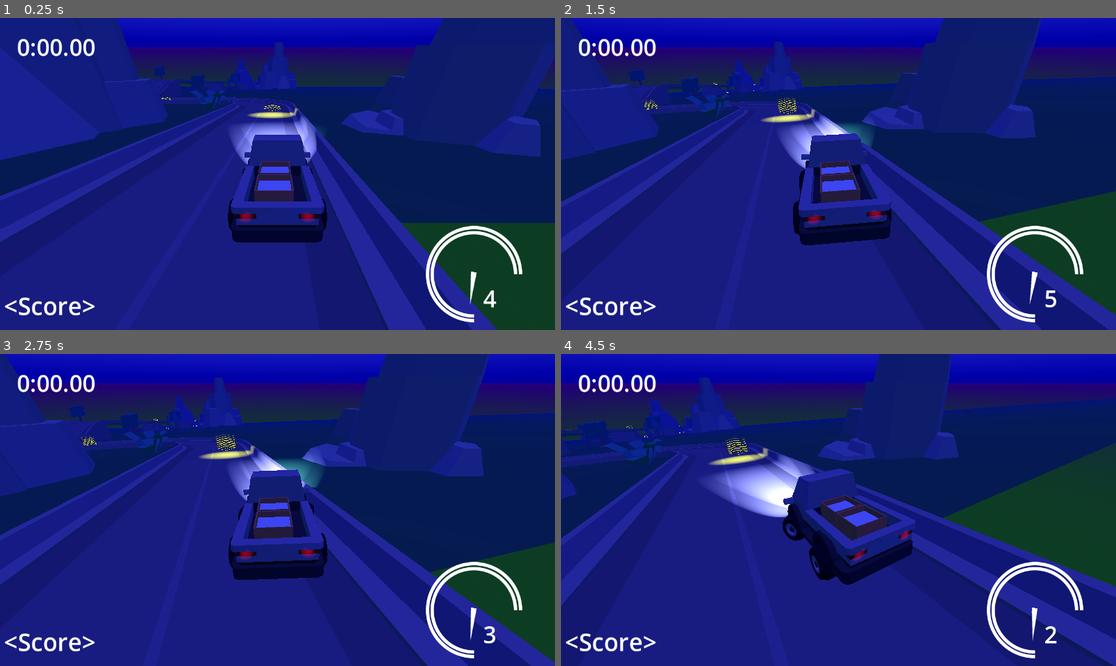
Above: before the commit, frames 1-4 (two rows, left to right).
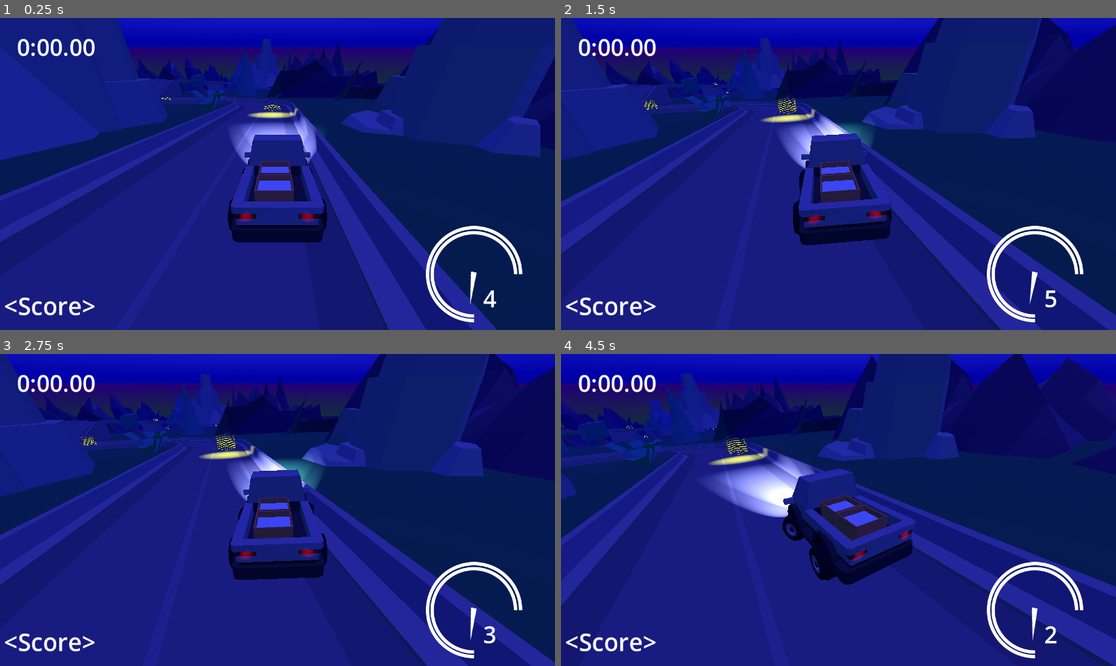
Above: after the commit, the same moments.

Repository: Yngwarr/tofu-delivery-game
Game: Godot game, scene res://scenes/Game.tscn
The game is run twice, just before and just after one commit, with the same random seed, the same clock (stepped at 60 frames per second) and the same inputs.
Inputs:
- Up to frame 1 (0.25 s): no input
- Up to frame 2 (1.5 s): hold D (steer_right) 0.53-1.28 s; tap W (throttle) at 0.6, 1.35 s; hold S (brake) from 1.28 s (still down)
- Up to frame 3 (2.75 s): release S (brake) at 2.03 s; hold D (steer_right) from 2.03 s (still down); tap W (throttle) at 2.1 s
- Up to frame 4 (4.5 s): tap W (throttle) at 2.85, 3.6, 4.35 s; release D (steer_right) at 3.53 s; hold A (steer_left) from 3.53 s (still down); tap R (reset) at 4.15 s

The runs differ from the first frame. In frame 1, 8.8% of the frame differs, in the area x 24-100%, y 3-100%; in frame 2, 9.0%; in frame 3, 8.3%; in frame 4, 13%, in the area x 0-100%, y 0-75%.

Commit message:
added bg and main menu <3

Diff:
--- a/scenes/Game.tscn
+++ b/scenes/Game.tscn
@@ -18,12 +18,16 @@
 [ext_resource type="PackedScene" uid="uid://bip5ewt4nuwq" path="res://models/nature/tree_pineDefaultA.glb" id="10_qmw50"]
 [ext_resource type="PackedScene" uid="uid://xx4pfh80qf33" path="res://models/nature/tree_pineDefaultB.glb" id="11_no28x"]
 [ext_resource type="PackedScene" uid="uid://c8majbdnhpmyo" path="res://models/nature/tree_pineTallB.glb" id="12_2odnt"]
+[ext_resource type="PackedScene" uid="uid://besy1pergldkp" path="res://models/terrain.glb" id="13_bjkub"]
 [ext_resource type="PackedScene" uid="uid://ct7ibmsln7e5w" path="res://scenes/Fork.tscn" id="14_edl5d"]
 [ext_resource type="PackedScene" uid="uid://c0857ljc4fvnr" path="res://models/nature/plant_bush.glb" id="16_ct8mb"]
 [ext_resource type="PackedScene" uid="uid://bhseqk1uacrdv" path="res://models/nature/stone_tallC.glb" id="16_u2l3s"]
 [ext_resource type="PackedScene" uid="uid://ddctu8nkhnnjs" path="res://models/nature/stone_tallE.glb" id="17_tlxg1"]
 [ext_resource type="PackedScene" uid="uid://dp8opsonx2r68" path="res://models/nature/tree_blocks_dark.glb" id="17_urnxt"]
 [ext_resource type="PackedScene" uid="uid://bb1pdbmckkyky" path="res://models/nature/stone_tallD.glb" id="18_00w5a"]
+[ext_resource type="PackedScene" uid="uid://cvwjausc0aj5t" path="res://models/nature/tree_default_fall.glb" id="23_r24r8"]
+[ext_resource type="PackedScene" uid="uid://vixh8y0jqe7s" path="res://models/nature/tree_default.glb" id="24_b8a4w"]
+[ext_resource type="PackedScene" uid="uid://dqasb5kk3vtiy" path="res://models/nature/plant_bushSmall.glb" id="26_xhowt"]
 
 [sub_resource type="LabelSettings" id="LabelSettings_k2l0g"]
 font_size = 50
@@ -36,7 +40,7 @@
 uv1_scale = Vector3(100, 100, 100)
 
 [sub_resource type="PlaneMesh" id="PlaneMesh_qc7a3"]
-size = Vector2(1000, 1000)
+size = Vector2(200, 1300)
 
 [sub_resource type="ProceduralSkyMaterial" id="ProceduralSkyMaterial_uvu5x"]
 sky_top_color = Color(0.258824, 0.282353, 0.976471, 1)
@@ -170,7 +174,7 @@
 shape = SubResource("WorldBoundaryShape3D_b63vk")
 
 [node name="MeshInstance3D" type="MeshInstance3D" parent="Floor"]
-transform = Transform3D(1, 0, 0, 0, 0.989016, -0.147809, 0, 0.147809, 0.989016, 0, -73.8039, 493.833)
+transform = Transform3D(1, 0, 0, 0, 0.989016, -0.147809, 0, 0.147809, 0.989016, 44.031, -91.1425, 609.849)
 material_override = SubResource("StandardMaterial3D_gv6ey")
 mesh = SubResource("PlaneMesh_qc7a3")
 
@@ -349,7 +353,7 @@
 transform = Transform3D(10.5495, 0, -16.9914, 0, 20, 0, 16.9914, 0, 10.5495, -16.8799, -2.67023, 15.5454)
 
 [node name="stone_tallA2" parent="Environment" instance=ExtResource("8_uoc4l")]
-transform = Transform3D(6.78811, 0, 24.0608, 0, 25, 0, -24.0608, 0, 6.78811, 124.93, -58.8922, 349.115)
+transform = Transform3D(6.78811, 0, 24.0608, 0, 25, 0, -24.0608, 0, 6.78811, 119.743, -35.2848, 258.764)
 
 [node name="stone_tallA3" parent="Environment" instance=ExtResource("8_uoc4l")]
 transform = Transform3D(-5.45896, 0, 49.7011, 0, 50, 0, -49.7011, 0, -5.45896, -12.7344, -103.419, 612.911)
@@ -361,13 +365,19 @@
 transform = Transform3D(39.9951, -0.628991, -5.92093e-09, 0.626901, 39.8622, -3.25806, 0.0512322, 3.25766, 39.8671, 31.8245, -2.0939, 16.3508)
 
 [node name="stone_tallB2" parent="Environment" instance=ExtResource("9_0sm30")]
-transform = Transform3D(49.9938, -0.786238, 6.56695e-09, 0.783626, 49.8277, -4.07257, 0.0640403, 4.07207, 49.8339, 2.86603, -31.2139, 248.668)
+transform = Transform3D(49.9938, -0.786238, 6.56695e-09, 0.783626, 49.8277, -4.07257, 0.0640403, 4.07207, 49.8339, 15.8419, -28.3631, 243.687)
+
+[node name="stone_tallB4" parent="Environment" instance=ExtResource("9_0sm30")]
+transform = Transform3D(49.9938, -0.314495, 0.0012762, 0.783626, 19.9284, -4.15345, 0.0640403, 1.66118, 49.8272, 2.90403, -33.497, 274.337)
 
 [node name="stone_tallB3" parent="Environment" instance=ExtResource("9_0sm30")]
 transform = Transform3D(39.9951, -0.628991, -5.92093e-09, 0.626901, 39.8622, -3.25806, 0.0512322, 3.25766, 39.8671, 8.86288, -99.7646, 626.38)
 
 [node name="tree_pineDefaultA" parent="Environment" instance=ExtResource("10_qmw50")]
-transform = Transform3D(12, 0, 0, 0, 12, 0, 0, 0, 12, 75.2113, -11.8789, 76.6022)
+transform = Transform3D(12, 0, 0, 0, 12, 0, 0, 0, 12, 75.2113, -13.8728, 76.6022)
+
+[node name="tree_pineDefaultA4" parent="Environment" instance=ExtResource("10_qmw50")]
+transform = Transform3D(10.0243, 0, -11.1586, 0, 15, 0, 11.1586, 0, 10.0243, 11.4927, -16.922, 76.6022)
 
 [node name="tree_pineDefaultB" parent="Environment" instance=ExtResource("11_no28x")]
 transform = Transform3D(8.33114, 0, 5.53101, 0, 10, 0, -5.53101, 0, 8.33114, 72.1833, -13.5828, 85.4455)
@@ -405,6 +415,9 @@
 [node name="stone_tallE" parent="Environment" instance=ExtResource("17_tlxg1")]
 transform = Transform3D(100, 0, 0, 0, 100, 0, 0, 0, 100, 102.847, -105.663, 732.846)
 
+[node name="stone_tallE3" parent="Environment" instance=ExtResource("17_tlxg1")]
+transform = Transform3D(50, 0, 0, 0, 50, 0, 0, 0, 50, -11.3426, -118.66, 854.506)
+
 [node name="stone_tallD" parent="Environment" instance=ExtResource("18_00w5a")]
 transform = Transform3D(100, 0, 0, 0, 100, 0, 0, 0, 100, 108.587, -99.1575, 661.05)
 
@@ -412,7 +425,7 @@
 transform = Transform3D(3.78245, 0, 79.9105, 0.62482, 79.9976, -0.029575, -79.9081, 0.62552, 3.78234, -23.3784, -91.3191, 399.36)
 
 [node name="stone_tallE2" parent="Environment" instance=ExtResource("17_tlxg1")]
-transform = Transform3D(-77.8376, 0, -18.4746, 0, 80, 0, 18.4746, 0, -77.8376, 20.9961, -70.4738, 326.382)
+transform = Transform3D(-77.8376, 0, -18.4746, 0, 80, 0, 18.4746, 0, -77.8376, 29.9256, -70.4738, 364.004)
 
 [node name="stone_tallD2" parent="Environment" instance=ExtResource("18_00w5a")]
 transform = Transform3D(-13.3964, 0, -37.69, 0, 40, 0, 37.69, 0, -13.3964, 59.1085, -89.9302, 560.847)
@@ -421,18 +434,163 @@
 transform = Transform3D(10, 0, 0, 0, 10, 0, 0, 0, 10, 43.4672, -18.1223, 114.702)
 
 [node name="tree_blocks_dark2" parent="Environment" instance=ExtResource("17_urnxt")]
-transform = Transform3D(10, 0, 0, 0, 10, 0, 0, 0, 10, 90.1971, -18.1223, 167.204)
+transform = Transform3D(10, 0, 0, 0, 10, 0, 0, 0, 10, 90.1971, -26.84, 167.204)
 
 [node name="tree_blocks_dark3" parent="Environment" instance=ExtResource("17_urnxt")]
-transform = Transform3D(20, 0, 0, 0, 20, 0, 0, 0, 20, 57.4067, -46.3913, 296.845)
+transform = Transform3D(20, 0, 0, 0, 20, 0, 0, 0, 20, 57.4067, -48.9677, 296.845)
 
 [node name="tree_blocks_dark4" parent="Environment" instance=ExtResource("17_urnxt")]
 transform = Transform3D(20, 0, 0, 0, 20, 0, 0, 0, 20, 31.5619, -66.3528, 436.752)
 
+[node name="tree_blocks_dark6" parent="Environment" instance=ExtResource("17_urnxt")]
+transform = Transform3D(-4.18487, 0, -14.4044, 0, 15, 0, 14.4044, 0, -4.18487, 93.4856, -64.5125, 420.124)
+
 [node name="tree_blocks_dark5" parent="Environment" instance=ExtResource("17_urnxt")]
-transform = Transform3D(15, 0, 0, 0, 15, 0, 0, 0, 15, 31.5619, -93.5924, 617.895)
+transform = Transform3D(15, 0, 0, 0, 15, 0, 0, 0, 15, 31.5619, -94.604, 617.895)
+
+[node name="tree_default_fall" parent="Environment" instance=ExtResource("23_r24r8")]
+transform = Transform3D(20, 0, 0, 0, 20, 0, 0, 0, 20, 23.6786, -157.133, 1037.71)
+
+[node name="tree_default" parent="Environment" instance=ExtResource("24_b8a4w")]
+transform = Transform3D(20, 0, 0, 0, 20, 0, 0, 0, 20, 89.0567, -164.071, 1081.48)
+
+[node name="terrain" parent="." instance=ExtResource("13_bjkub")]
+transform = Transform3D(10, 0, 0, 0, 9.89016, -1.47809, 0, 1.47809, 9.89016, 32.2404, -13.6539, 55.1682)
+
+[node name="Cube" parent="terrain" index="0"]
+visible = false
+
+[node name="Cube001" parent="terrain" index="1"]
+transform = Transform3D(0.895075, 0, -0.445917, 7.45058e-09, 1, 0, 0.445917, 0, 0.895075, -4.79538, 1.00851, 7.94294)
+
+[node name="Cube002" parent="terrain" index="2"]
+transform = Transform3D(1, 0, 0, 0, 1, 0, 0, 0, 1, -0.346122, 0.893184, -0.667167)
+
+[node name="Cube003" parent="terrain" index="3"]
+transform = Transform3D(1, 0, 0, 0, 1, 0, 0, 0, 1, 2.00372, 0.642194, -2.50315)
+
+[node name="Cube004" parent="terrain" index="4"]
+transform = Transform3D(1, 0, 0, 0, 1, 0, 0, 0, 1, -0.471065, 1.28946, -0.864628)
+
+[node name="terrain4" parent="." instance=ExtResource("13_bjkub")]
+transform = Transform3D(10, 0, 0, 0, 9.89016, -1.47809, 0, 1.47809, 9.89016, 71.995, -86.7159, 544.037)
+
+[node name="Cube" parent="terrain4" index="0"]
+visible = false
+
+[node name="Cube001" parent="terrain4" index="1"]
+transform = Transform3D(1, 0, 0, 0, 3, 0, 0, 0, 2, -4.79538, 1.00851, 2.79087)
+
+[node name="Cube002" parent="terrain4" index="2"]
+transform = Transform3D(1, 0, 0, 0, 1, 0, 0, 0, 1, -0.346122, 0.893184, -0.667167)
+
+[node name="Cube003" parent="terrain4" index="3"]
+transform = Transform3D(1, 0, 0, 0, 3, 2.98023e-08, 0, -2.98023e-08, 3, -0.141409, 0.642194, -6.25362)
+
+[node name="Cube004" parent="terrain4" index="4"]
+transform = Transform3D(1, 0, 0, 0, 2, 0, 0, 0, 2, -4.13099, 1.28946, -8.55614)
+
+[node name="terrain2" parent="." instance=ExtResource("13_bjkub")]
+transform = Transform3D(10, 0, 0, 0, 14.8352, -1.66256, 0, 2.21714, 11.1245, 53.019, -29.1426, 158.806)
+
+[node name="Cube" parent="terrain2" index="0"]
+visible = false
+
+[node name="Cube001" parent="terrain2" index="1"]
+transform = Transform3D(1, 0, 0, 0, 1, -5.21541e-08, 0, -1.04308e-07, 1, 1.17765, 0.811931, 4.28532)
+
+[node name="Cube002" parent="terrain2" index="2"]
+transform = Transform3D(1, 0, 0, 0, 1, 0, 0, 0, 1, -0.346122, 0.893184, -0.667167)
+
+[node name="Cube003" parent="terrain2" index="3"]
+transform = Transform3D(1, 0, 0, 0, 1, -1.49012e-08, 0, -5.96046e-08, 1, 2.54881, 0.602769, -2.50315)
+
+[node name="Cube004" parent="terrain2" index="4"]
+transform = Transform3D(1, 0, 0, 0, 1, 2.68221e-07, 0, -8.9407e-08, 3, -0.568597, 0.921193, -6.60868)
+
+[node name="terrain3" parent="." instance=ExtResource("13_bjkub")]
+transform = Transform3D(10, 0, 0, 0, 14.8352, -1.66256, 0, 2.21714, 11.1245, 53.019, -58.8673, 357.698)
+
+[node name="Cube" parent="terrain3" index="0"]
+visible = false
+
+[node name="Cube001" parent="terrain3" index="1"]
+transform = Transform3D(1, 0, 0, 0, 1, -4.47035e-08, 0, -1.49012e-07, 1, 1.17765, 0.673081, 2.2203)
+
+[node name="Cube002" parent="terrain3" index="2"]
+transform = Transform3D(1, 0, 0, 0, 1, 2.98023e-08, 0, -2.98023e-08, 3, 4.47423, 0.893185, -0.667168)
+
+[node name="Cube003" parent="terrain3" index="3"]
+transform = Transform3D(1, 0, 0, 0, 2, 1.78814e-07, 0, -1.49012e-07, 3, 3.45204, 0.602768, -6.12143)
+
+[node name="Cube004" parent="terrain3" index="4"]
+transform = Transform3D(1, 0, 0, 0, 1, -5.21541e-08, 0, -1.93715e-07, 1, -0.278934, 0.921195, -3.50577)
+
+[node name="terrain6" parent="." instance=ExtResource("13_bjkub")]
+transform = Transform3D(10, 0, 0, 0, 14.8352, -1.66256, 0, 2.21714, 11.1245, 35.642, -135.835, 872.702)
+
+[node name="Cube" parent="terrain6" index="0"]
+visible = false
+
+[node name="Cube001" parent="terrain6" index="1"]
+transform = Transform3D(1, 0, 0, 0, 1, -4.47035e-08, 0, -1.3411e-07, 1, -0.572208, 0.811932, 1.33598)
+
+[node name="Cube002" parent="terrain6" index="2"]
+transform = Transform3D(1, 0, 0, 0, 1, -7.45058e-09, 0, -2.98023e-08, 1, 3.48169, 0.893185, -0.667168)
+
+[node name="Cube003" parent="terrain6" index="3"]
+transform = Transform3D(1, 0, 0, 0, 2, 5.96047e-08, 0, -2.98023e-08, 4, 6.80079, 0.602769, -9.41296)
+
+[node name="Cube004" parent="terrain6" index="4"]
+transform = Transform3D(1, 0, 0, 0, 3, 3.57628e-07, 0, -2.38419e-07, 5, -1.172, 0, -10)
+
+[node name="terrain5" parent="." instance=ExtResource("13_bjkub")]
+transform = Transform3D(10, 0, 0, 0, 14.8352, -1.66256, 0, 2.21714, 11.1245, 53.019, -58.8673, 357.698)
+
+[node name="Cube" parent="terrain5" index="0"]
+visible = false
+
+[node name="Cube001" parent="terrain5" index="1"]
+transform = Transform3D(1, 0, 0, 0, 1, -5.96046e-08, 0, -1.78814e-07, 1, 12.7128, 0.67308, 42.1975)
+
+[node name="Cube002" parent="terrain5" index="2"]
+transform = Transform3D(1, 0, 0, 0, 2, 2.98023e-07, 0, -1.78814e-07, 4, -16.3682, -0.357639, 5.88242)
+
+[node name="Cube003" parent="terrain5" index="3"]
+transform = Transform3D(0.872335, 0, 1.46673, 7.45058e-09, 2, -8.9407e-08, -0.488911, -1.49012e-07, 2.61701, -18.8113, 0.602769, 19.649)
+
+[node name="Cube004" parent="terrain5" index="4"]
+transform = Transform3D(1, 0, 0, 0, 1, -5.21541e-08, 0, -1.78814e-07, 1, -2.27145, 0.921192, 32.4073)
+
+[node name="terrain7" parent="." instance=ExtResource("13_bjkub")]
+transform = Transform3D(10, 0, 0, 0, 14.8352, -1.66256, 0, 2.21714, 11.1245, 49.3794, -130.962, 840.093)
+
+[node name="Cube" parent="terrain7" index="0"]
+visible = false
+
+[node name="Cube001" parent="terrain7" index="1"]
+transform = Transform3D(1, 0, 0, 0, 0.999996, 0.00370003, 0, -0.00370029, 0.999996, 17.612, 0.624228, 28.995)
+
+[node name="Cube002" parent="terrain7" index="2"]
+transform = Transform3D(-0.999827, -4.44089e-16, 0.0746262, -1.39698e-09, 2, -1.07288e-06, -0.0186565, -3.57628e-07, -3.99931, 15.4941, 1.16753, 17.3151)
+
+[node name="Cube003" parent="terrain7" index="3"]
+transform = Transform3D(1, 0, 0, 0, 2, 2.67685e-07, 0, -2.67685e-07, 2, -14.4322, 0.602774, 22.1377)
+
+[node name="Cube004" parent="terrain7" index="4"]
+transform = Transform3D(1, 0, 0, 0, 1, -5.21541e-08, 0, -2.23517e-07, 1, -3.11764, 0.921192, 32.4073)
+
+[node name="plant_bushSmall" parent="." instance=ExtResource("26_xhowt")]
+transform = Transform3D(50, 0, 0, 0, 49.5211, -6.90334, 0, 6.90334, 49.5211, 29.4494, -102.266, 681.772)
 
 [editable path="Colliders/Fork2"]
 [editable path="Colliders/Fork3"]
 [editable path="Colliders/Fork4"]
 [editable path="Colliders/Fork5"]
+[editable path="terrain"]
+[editable path="terrain4"]
+[editable path="terrain2"]
+[editable path="terrain3"]
+[editable path="terrain6"]
+[editable path="terrain5"]
+[editable path="terrain7"]
--- /dev/null
+++ b/scenes/MainMenu.tscn
@@ -0,0 +1,90 @@
+[gd_scene load_steps=5 format=3 uid="uid://b4551ljsw43dm"]
+
+[ext_resource type="PackedScene" uid="uid://u8myc7bt2m1t" path="res://models/cars/truckFlat.glb" id="1_nxye5"]
+
+[sub_resource type="StandardMaterial3D" id="StandardMaterial3D_aq2cb"]
+albedo_color = Color(0.172549, 0.45098, 0.294118, 1)
+uv1_scale = Vector3(100, 100, 100)
+
+[sub_resource type="PlaneMesh" id="PlaneMesh_3bg0a"]
+size = Vector2(200, 1300)
+
+[sub_resource type="LabelSettings" id="LabelSettings_7cdkc"]
+font_size = 60
+
+[node name="Node3D" type="Node3D"]
+
+[node name="truckFlat" parent="." instance=ExtResource("1_nxye5")]
+transform = Transform3D(-0.309017, 0, -0.951057, 0, 1, 0, 0.951057, 0, -0.309017, -3, 0, -4.086)
+
+[node name="Camera3D" type="Camera3D" parent="."]
+transform = Transform3D(1, 0, 0, 0, 1, 0, 0, 0, 1, 0, 1.49198, 0)
+
+[node name="DirectionalLight3D" type="DirectionalLight3D" parent="."]
+transform = Transform3D(0.944411, 0, 0.328768, -0.166758, 0.861815, 0.479026, -0.283337, -0.507223, 0.813908, 0, 10, 5)
+light_color = Color(0.301961, 0.133333, 1, 1)
+shadow_enabled = true
+
+[node name="MeshInstance3D" type="MeshInstance3D" parent="."]
+material_override = SubResource("StandardMaterial3D_aq2cb")
+mesh = SubResource("PlaneMesh_3bg0a")
+
+[node name="MenuButtons" type="CanvasLayer" parent="."]
+follow_viewport_enabled = true
+
+[node name="ButtonStart" type="Button" parent="MenuButtons"]
+anchors_preset = 8
+anchor_left = 0.5
+anchor_top = 0.5
+anchor_right = 0.5
+anchor_bottom = 0.5
+offset_left = -105.0
+offset_top = -39.0
+offset_right = 105.0
+offset_bottom = 21.0
+grow_horizontal = 2
+grow_vertical = 2
+text = "Start"
+
+[node name="ButtonCredits" type="Button" parent="MenuButtons"]
+anchors_preset = 8
+anchor_left = 0.5
+anchor_top = 0.5
+anchor_right = 0.5
+anchor_bottom = 0.5
+offset_left = -105.0
+offset_top = 57.0
+offset_right = 105.0
+offset_bottom = 117.0
+grow_horizontal = 2
+grow_vertical = 2
+text = "Credits"
+
+[node name="ButtonExit" type="Button" parent="MenuButtons"]
+anchors_preset = 8
+anchor_left = 0.5
+anchor_top = 0.5
+anchor_right = 0.5
+anchor_bottom = 0.5
+offset_left = -105.0
+offset_top = 149.0
+offset_right = 105.0
+offset_bottom = 209.0
+grow_horizontal = 2
+grow_vertical = 2
+text = "Exit"
+
+[node name="Label" type="Label" parent="MenuButtons"]
+anchors_preset = -1
+anchor_top = 0.054
+anchor_right = 1.0
+anchor_bottom = 0.377
+offset_top = 0.00799942
+offset_bottom = -0.296005
+grow_horizontal = 2
+grow_vertical = 2
+text = "Early Morning
+Tofu Delivery"
+label_settings = SubResource("LabelSettings_7cdkc")
+horizontal_alignment = 1
+vertical_alignment = 1
Binary file removed: models/cars/ambulance.glb
Not shown, removed: models/cars/ambulance.glb.import
Binary file removed: models/cars/delivery.glb
Not shown, removed: models/cars/delivery.glb.import
Binary file removed: models/cars/deliveryFlat.glb
Not shown, removed: models/cars/deliveryFlat.glb.import
Binary file removed: models/cars/firetruck.glb
Not shown, removed: models/cars/firetruck.glb.import
Binary file removed: models/cars/garbageTruck.glb
Not shown, removed: models/cars/garbageTruck.glb.import
Binary file removed: models/cars/hatchbackSports.glb
Not shown, removed: models/cars/hatchbackSports.glb.import
(and 43 more such lines)
